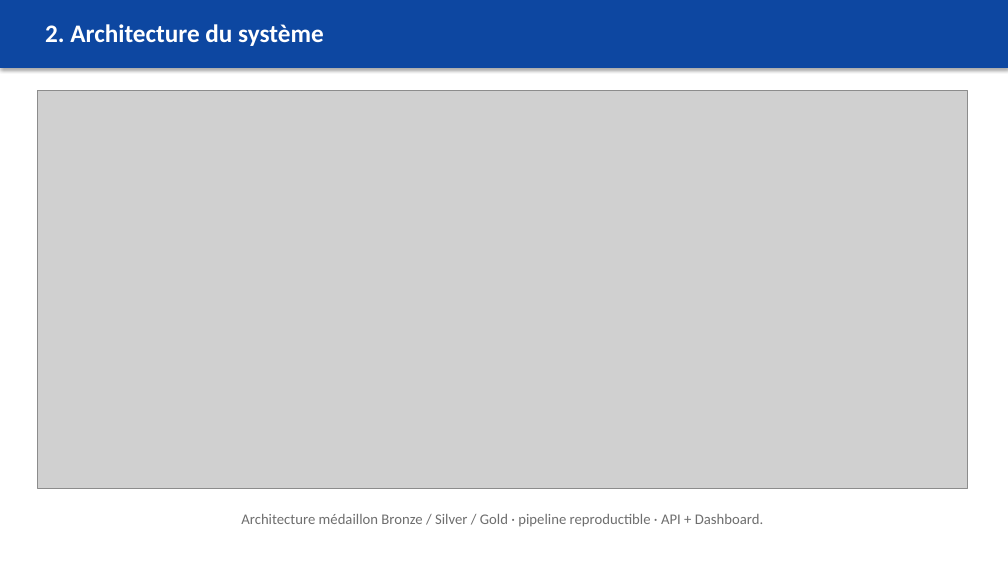
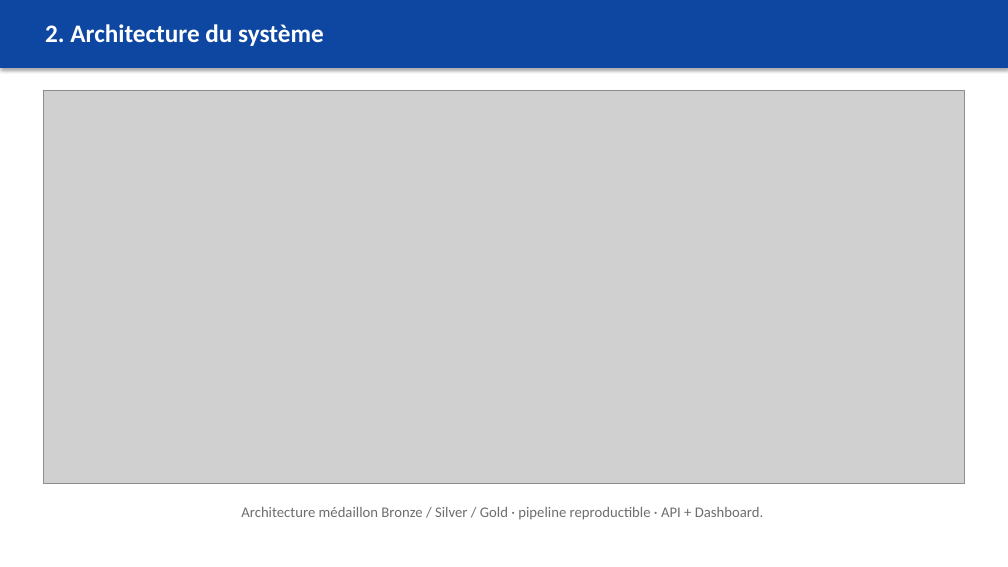
Before and after one commit to Adam-Blf/maintenance-predictive-industrielle, a slide deck: slide 3 of reports/presentation.pptx. Drawn at 1008x567 pixels with LibreOffice and Linux fonts; fonts in the diff are those of the drawing; grey boxes stand for pictures. Boxes give left, top, right and bottom in pixels: in the first picture for what was removed or moved away, otherwise in the second. Text is boxed around its words. In the diff, an @@ line names an element or a change of style, - is before the commit and + after.

```diff
--- a/reports/presentation.pptx
+++ b/reports/presentation.pptx
@@ picture: place and size @@
-picture at [38, 91, 968, 488]
+picture at [44, 91, 964, 484]
@@ text "Architecture médaillon Bronze / Silver ...": place and size @@
-text "Architecture médaillon Bronze / Silver ..." at [241, 514, 764, 527]
+text "Architecture médaillon Bronze / Silver ..." at [241, 507, 764, 520]
```
Also in this commit, not shown: 7 other slides changed, 3 other files.
